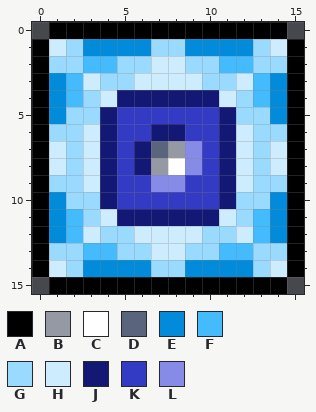
One commit to this pixel-art sprite: Content/Buffs/DiceBuff.png. This is how it looked before the edit.
The file is 32x32 pixels, drawn in blocks of 2x2; one block is one cell here.
Palette (. is transparent): A #000000  B #9599a3  C #ffffff  D #5a647d  E #028bda  F #44bbfd  G #9adafe  H #cdedfe  J #131875  K #333ac4  L #878be8
Pixels before, first column x 0:
 0 .AAAAAAAAAAAAAA.
 1 AHGEEEEGGEEEEGHA
 2 AGGFFGGHHGGFFGGA
 3 AEFHGGHHHHGGHFEA
 4 AEFGHJJJJJJHGFEA
 5 AEGGJKKKKKKJGGEA
 6 AGGHJKKJJKKJHGGA
 7 AHGHJKJDBLKJHGHA
 8 AHGHJKJBCLKJHGHA
 9 AGGHJKKLLKKJHGGA
10 AEGGJKKKKKKJGGEA
11 AEFGHJJJJJJHGFEA
12 AEFHGGHHHHGGHFEA
13 AGGFFGGHHGGFFGGA
14 AHGEEEEGGEEEEGHA
15 .AAAAAAAAAAAAAA.
New version:
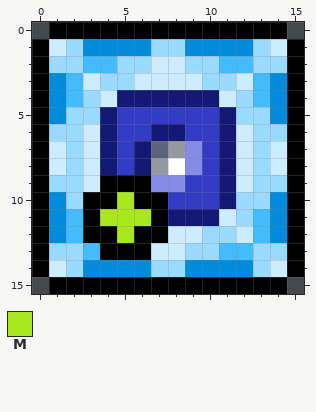
Colours new in this view: M #a8e61d
Commit message: finalized dice outcome / added localized text / bugfixes
Changes in this commit:
Colour A replaces colour F in row 13 at x 4.
Colour A replaces colour G in rows 10 to 11 at x 3; in row 12 at x 4; in row 13 at x 5 to 6.
Colour A replaces colour H in row 12 at x 3 and 6 to 7.
Colour A replaces colour J in rows 9 to 10 at x 4; in row 11 at x 7.
Colour A replaces colour K in row 9 at x 5 to 6; in row 10 at x 6 to 7.
Colour M replaces colour G in row 12 at x 5.
Colour M replaces colour H in row 11 at x 4.
Colour M replaces colour J in row 11 at x 5 to 6.
Colour M replaces colour K in row 10 at x 5.
Boxes around the changes in both pictures, in picture pixels (x1, y1, x2, y2):
changed: (83, 175, 168, 260)
